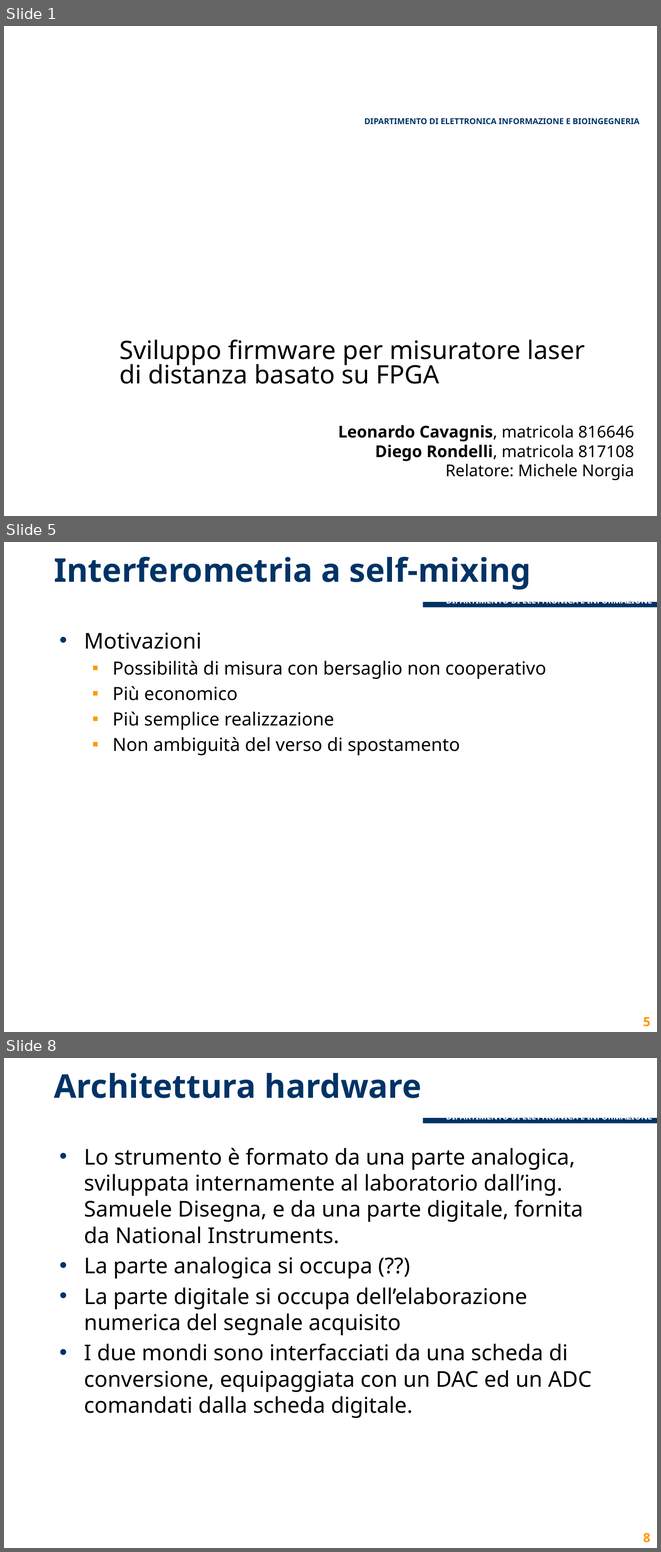
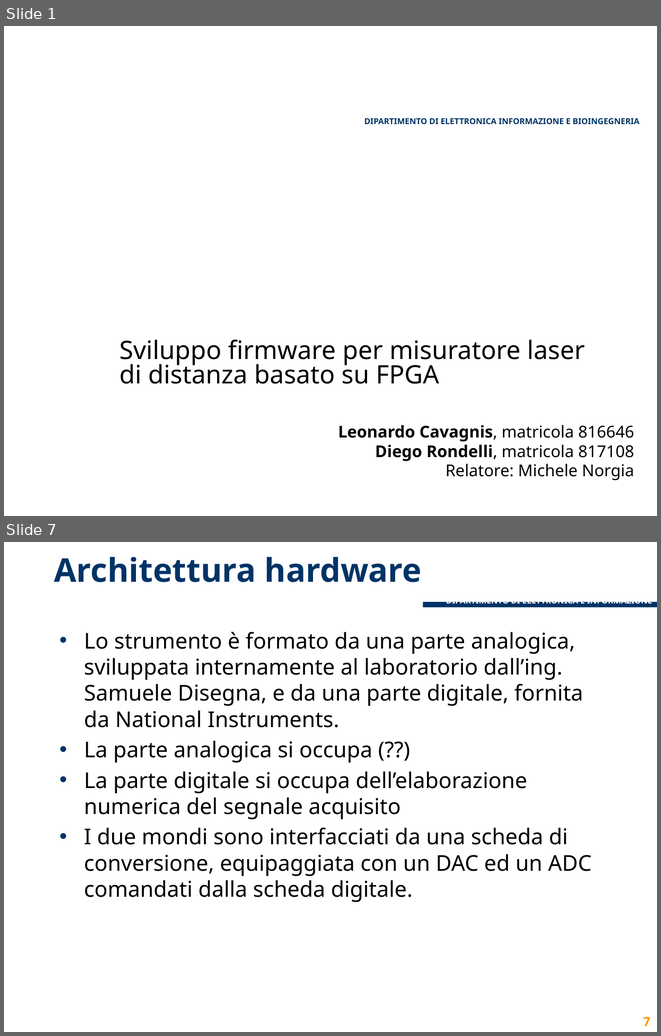
Before and after one commit to lcavagnispolimi/thesis_latex, a slide deck: presentazione_discussione.pptx. Shown one above the other, each under a label of ours: slides 1, 5 and 8 before the commit, slides 1 and 7 after it; the slides between them are not shown. The pictures are 661x1552 and 661x1036 pixels, drawn with LibreOffice and Linux fonts; fonts in the diff are those of the drawing; background and template pictures are left out. Boxes give left, top, right and bottom in pixels: in the first picture for what was removed or moved away, otherwise in the second. Text is boxed around its words. In the diff, an @@ line names an element or a change of style, - is before the commit and + after.

Commit message:
Sistemate prime 4 slide su interferometria

```diff
--- a/presentazione_discussione.pptx
+++ b/presentazione_discussione.pptx
@@ slide 5 removed at bbox=[4, 542, 657, 1032], background #FFFFFF; not listed: 3 template elements that a slide beside it also shows @@
@@ title removed at bbox=[54, 557, 531, 590] @@
-Interferometria a self-mixing
@@ text removed at bbox=[84, 632, 546, 756] @@
-• Motivazioni
-  ▪ Possibilità di misura con bersaglio non cooperativo
-  ▪ Più economico
-  ▪ Più semplice realizzazione
-  ▪ Non ambiguità del verso di spostamento
@@ page number removed at bbox=[643, 1017, 651, 1026] @@
-5
@@ what was slide 8 is now slide 7 @@
@@ page number at bbox=[643, 1017, 651, 1026]: text changed @@
-8
+7
```
Also in this commit, not shown: 3 slides changed, 2 slides added, 2 other slides removed.
